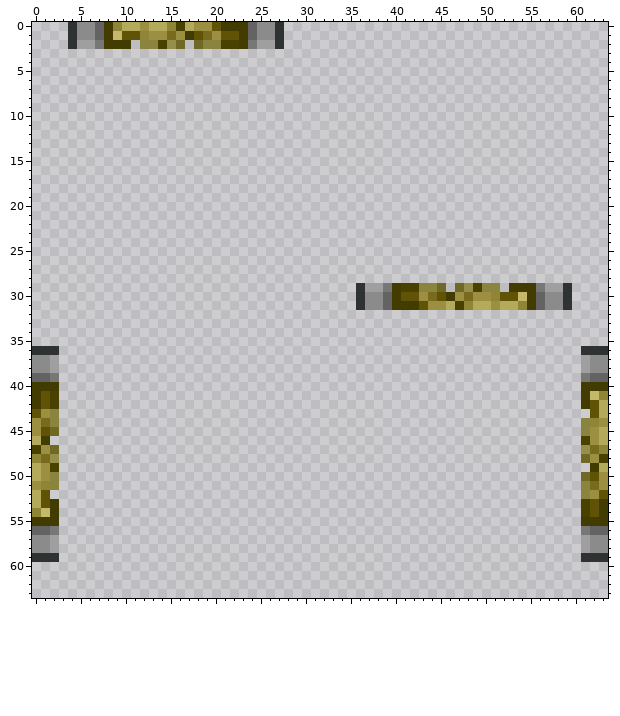
Two states of a pixel-art sprite, Resources/Textures/Structures/Wallmounts/Lighting/light_tube.rsi/burned.png. This is how it looked before the edit.
The file is 64x64 pixels. Colours within 5 levels of each other are drawn and written as one.
New version:
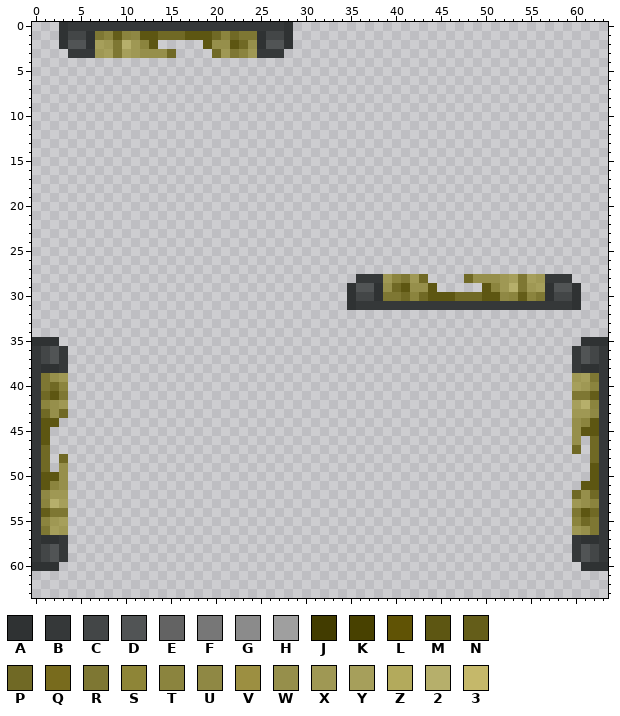
Palette (. is transparent): A #2f3233  B #353839  C #434647  D #515455  E #636363  F #777777  G #8b8b8b  H #9f9f9f  J #423c00  K #484100  L #605305  M #5d5612  N #645d19  P #706925  Q #786b1d  R #7e7733  S #8e8537  T #8b843e  U #8f8844  V #9c8f41  W #968f4b  X #9f9854  Y #a69f5b  Z #b3aa5c  2 #b6af6b  3 #c5b86a
Diff:
Changed rows in their new state; - is an unchanged pixel.
first column x 3:
 0 ABBBBBBBBBBBBBBBBBBBBBBBBA
 1 ACCARTNTUMMPPPMMMPTPRRACCA
 2 ADDAYXR2X-M...-.MWWMPWADDA
 3 -BBBXYRYXWWWP----PXRTXBBB-
first column x 35:
28 -BBBXTRXP----PWWWXYRYXBBB-
29 ADDAWPMWWM.-...M-X2RXYADDA
30 ACCARRPTPMMMPPPMMUTNTRACCA
31 ABBBBBBBBBBBBBBBBBBBBBBBBA
first column x 0:
35 AAA----------------------------------------------------------AAA
36 BCDB--------------------------------------------------------BDCB
37 BCDB--------------------------------------------------------BDCB
38 BAAB--------------------------------------------------------BAAB
39 BRWX--------------------------------------------------------XYRB
40 BRPT--------------------------------------------------------YXTB
41 BPMR--------------------------------------------------------RRNB
42 BTWX--------------------------------------------------------Y2TB
43 BPWP--------------------------------------------------------XXUB
44 BMM---------------------------------------------------------W-MB
45 BM.---------------------------------------------------------WMMB
46 BM----------------------------------------------------------W.PB
47 BP.---------------------------------------------------------P.PB
48 BP.P---------------------------------------------------------.PB
49 BP.W----------------------------------------------------------MB
50 BMMW---------------------------------------------------------.MB
51 BM-W---------------------------------------------------------MMB
52 BUXX--------------------------------------------------------PWPB
53 BT2Y--------------------------------------------------------XWTB
54 BNRR--------------------------------------------------------RMPB
55 BTXY--------------------------------------------------------TPRB
56 BRYX--------------------------------------------------------XWRB
57 BAAB--------------------------------------------------------BAAB
58 BCDB--------------------------------------------------------BDCB
59 BCDB--------------------------------------------------------BDCB
60 AAA----------------------------------------------------------AAA
Where, in picture pixels (left, top, right, bottom), the same in both pictures:
changed: (59, 22, 293, 58)
changed: (347, 274, 608, 571)
changed: (32, 337, 68, 571)
